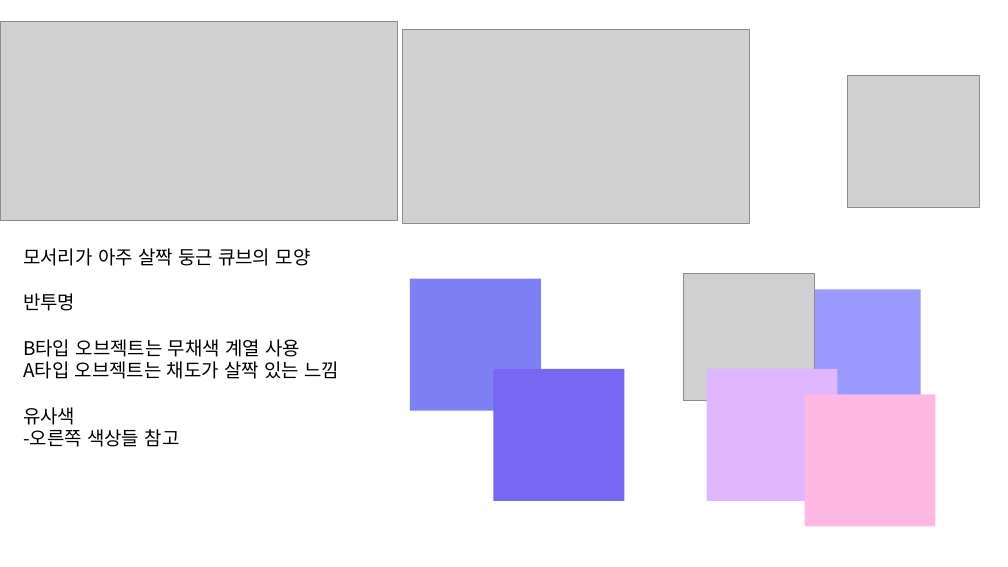
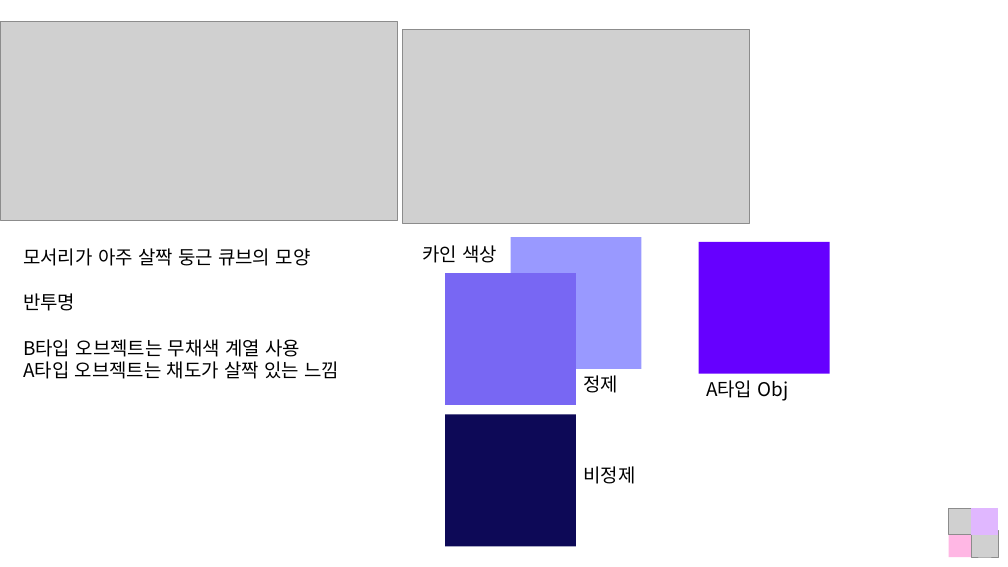
Before and after one commit to GGMGangsterHamster/GangsterHamster, a slide deck: slide 5 of Documents/Stage_L.pptx. Drawn at 1008x567 pixels with LibreOffice and Linux fonts; fonts in the diff are those of the drawing; grey boxes stand for pictures. Boxes give left, top, right and bottom in pixels: in the first picture for what was removed or moved away, otherwise in the second. Text is boxed around its words. In the diff, an @@ line names an element or a change of style, - is before the commit and + after.

```diff
--- a/Documents/Stage_L.pptx
+++ b/Documents/Stage_L.pptx
@@ rectangle: place and size @@
-rectangle at box(790, 290, 921, 422)
+rectangle at box(510, 237, 641, 370)
@@ text added at box(422, 245, 497, 263), 18 pt, text #000000 @@
+카인 색상
@@ rectangle added at box(699, 242, 830, 374), fill #6600FF @@
@@ rectangle removed at box(410, 279, 541, 411) @@
@@ rectangle: place and size @@
-rectangle at box(494, 369, 625, 501)
+rectangle at box(445, 273, 576, 405)
@@ picture removed at box(684, 274, 815, 401) @@
@@ text added at box(583, 375, 635, 484), 18 pt, text #000000 @@
+정제
+비정제
@@ text added at box(706, 380, 789, 401), 18 pt, text #000000 @@
+A타입 Obj
@@ text at box(23, 407, 180, 447): paragraphs removed @@
-유사색
--오른쪽 색상들 참고
@@ rectangle added at box(445, 414, 576, 547), fill #0D0957 @@
@@ picture added at box(949, 508, 975, 534) @@
@@ rectangle: place and size @@
-rectangle at box(706, 369, 837, 501)
+rectangle at box(971, 508, 997, 535)
@@ rectangle: place and size @@
-rectangle at box(805, 395, 935, 527)
+rectangle at box(949, 530, 975, 557)
@@ picture: place and size @@
-picture at box(848, 75, 980, 207)
+picture at box(971, 530, 998, 557)
```
Also in this commit, not shown: 1 other slide changed, 2 other files.
